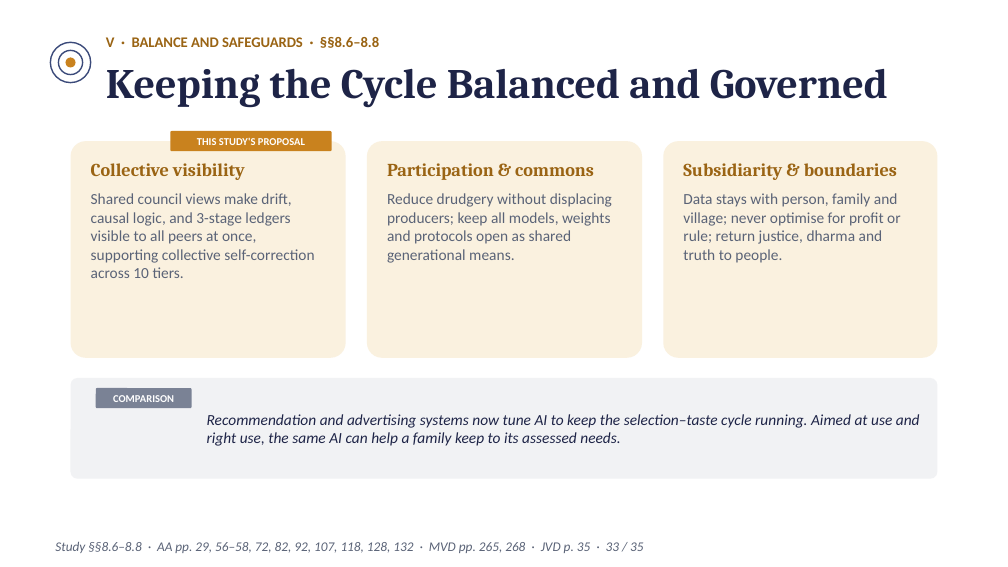
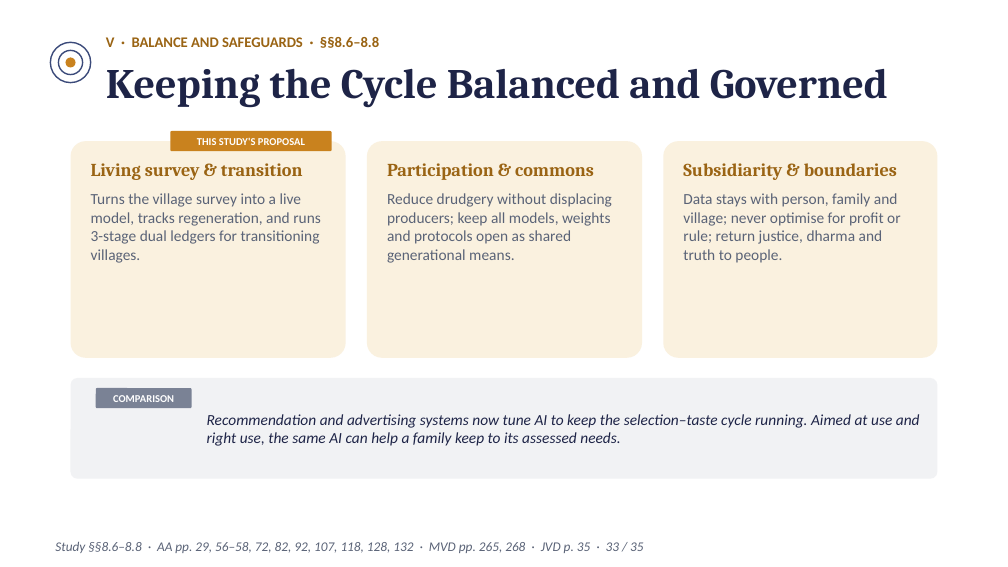
Before and after one commit to raghavamohan/AnalyticMadhyasthDarshan, a slide deck: slide 33 of Studies/Prosperity-Economics-And-Right-Use/Prosperity-Economics-And-Right-Use-Madhyasth-Darshan.pptx. Drawn at 1008x567 pixels with LibreOffice and Linux fonts; fonts in the diff are those of the drawing. Boxes give left, top, right and bottom in pixels: in the first picture for what was removed or moved away, otherwise in the second. Text is boxed around its words. In the diff, an @@ line names an element or a change of style, - is before the commit and + after.

```diff
--- a/Studies/Prosperity-Economics-And-Right-Use/Prosperity-Economics-And-Right-Use-Madhyasth-Darshan.pptx
+++ b/Studies/Prosperity-Economics-And-Right-Use/Prosperity-Economics-And-Right-Use-Madhyasth-Darshan.pptx
@@ text at bbox=[91, 163, 303, 180]: text changed @@
-Collective visibility
+Living survey & transition
@@ text at bbox=[91, 193, 321, 263]: text changed @@
-Shared council views make drift, causal logic, and 3-stage ledgers visible to all peers at once, supporting collective self-correction across 10 tiers.
+Turns the village survey into a live model, tracks regeneration, and runs 3-stage dual ledgers for transitioning villages.
```
Also in this commit, not shown: 15 other slides changed, 15 other files.
